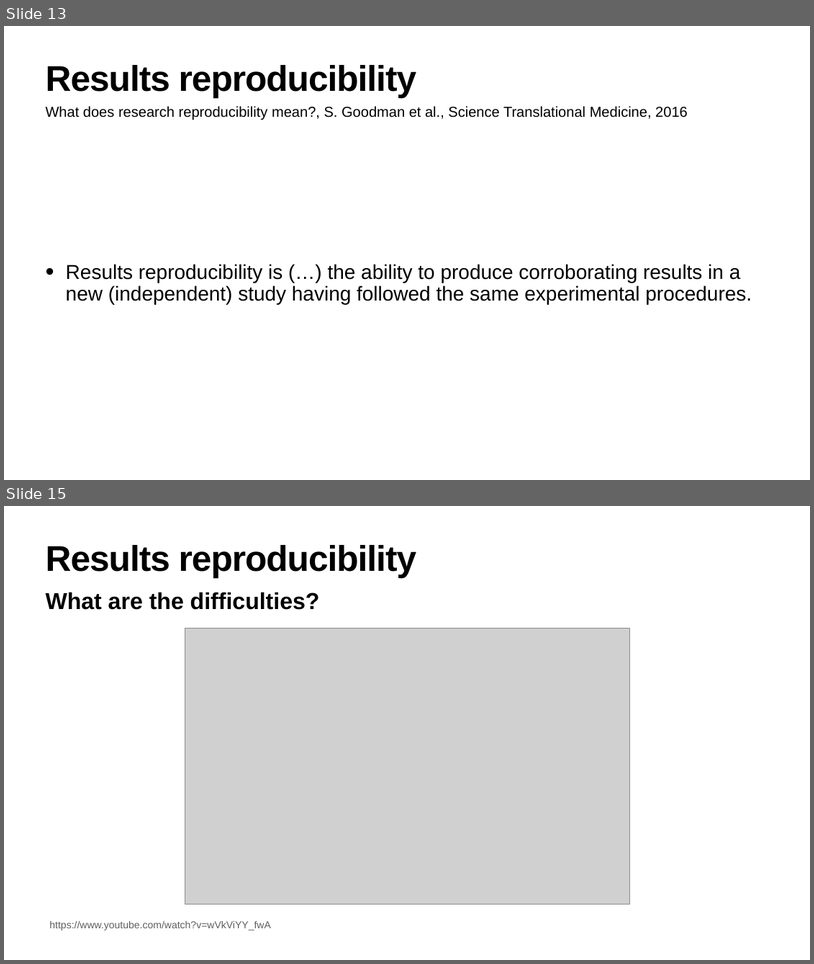
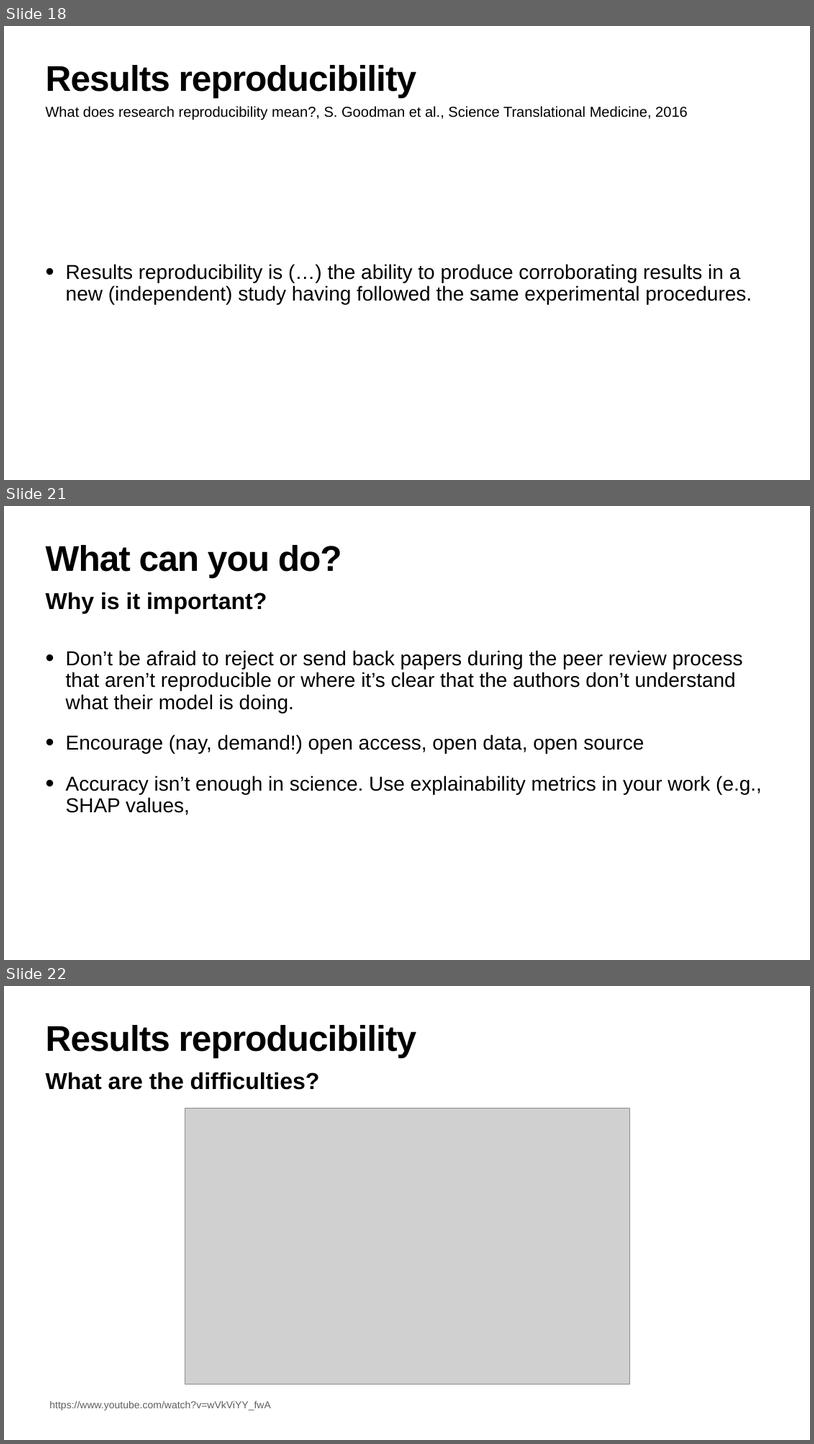
Before and after one commit to hanveiga/amld-2021-repML, a slide deck: slides/03_Reproducible_Scientific_ML.pptx. Shown one above the other, each under a label of ours: slides 13 and 15 before the commit, slides 18, 21 and 22 after it; the slides between them are not shown. The pictures are 814x964 and 814x1444 pixels, drawn with LibreOffice and Linux fonts; fonts in the diff are those of the drawing; grey boxes stand for pictures. Boxes give left, top, right and bottom in pixels: in the first picture for what was removed or moved away, otherwise in the second. Text is boxed around its words. In the diff, an @@ line names an element or a change of style, - is before the commit and + after.

```diff
--- a/slides/03_Reproducible_Scientific_ML.pptx
+++ b/slides/03_Reproducible_Scientific_ML.pptx
@@ slide 21 added at (4, 506, 810, 960), background #FFFFFF @@
@@ title added at (46, 545, 342, 577), 85 pt, text #000000, bold @@
+What can you do?
@@ text added at (46, 592, 267, 613), 55 pt, text #000000, bold @@
+Why is it important?
@@ text added at (66, 650, 762, 815), 48 pt, text #000000 @@
+• Don’t be afraid to reject or send back papers during the peer review process that aren’t reproducible or where it’s clear that the authors don’t understand what their model is doing.
+• Encourage (nay, demand!) open access, open data, open source
+• Accuracy isn’t enough in science. Use explainability metrics in your work (e.g., SHAP values,
@@ what was slide 13 is now slide 18 @@
@@ what was slide 15 is now slide 22 @@
```
Also in this commit, not shown: 5 slides changed, 7 other slides added.
